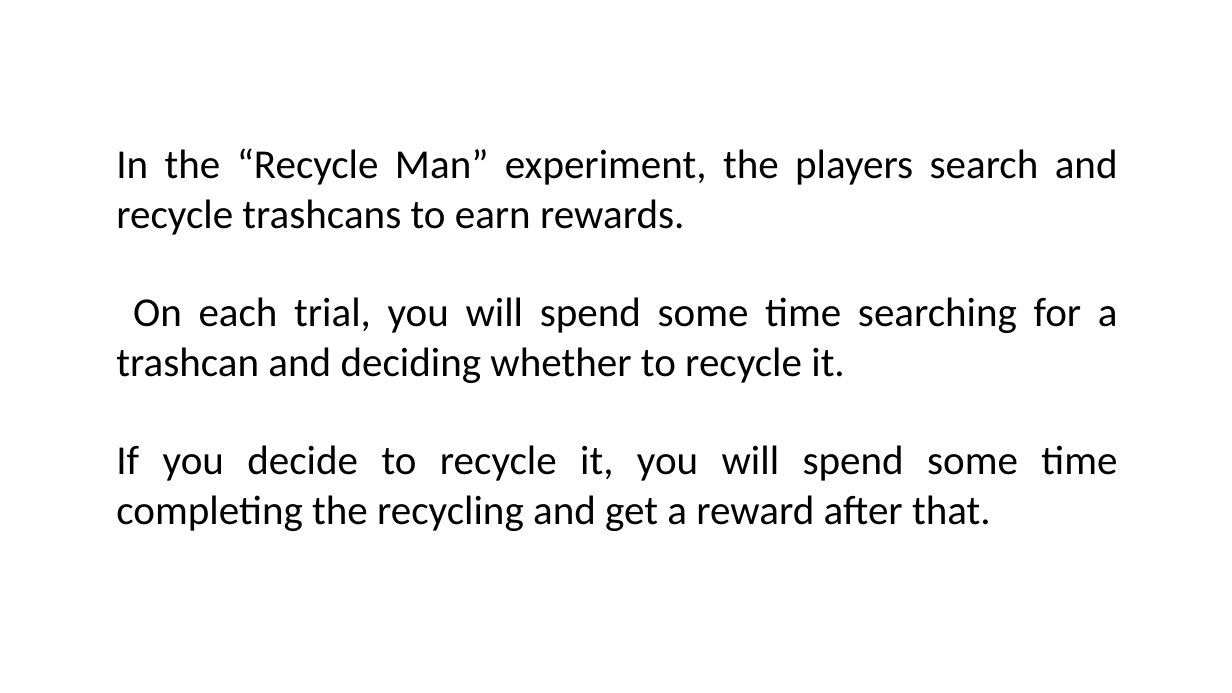
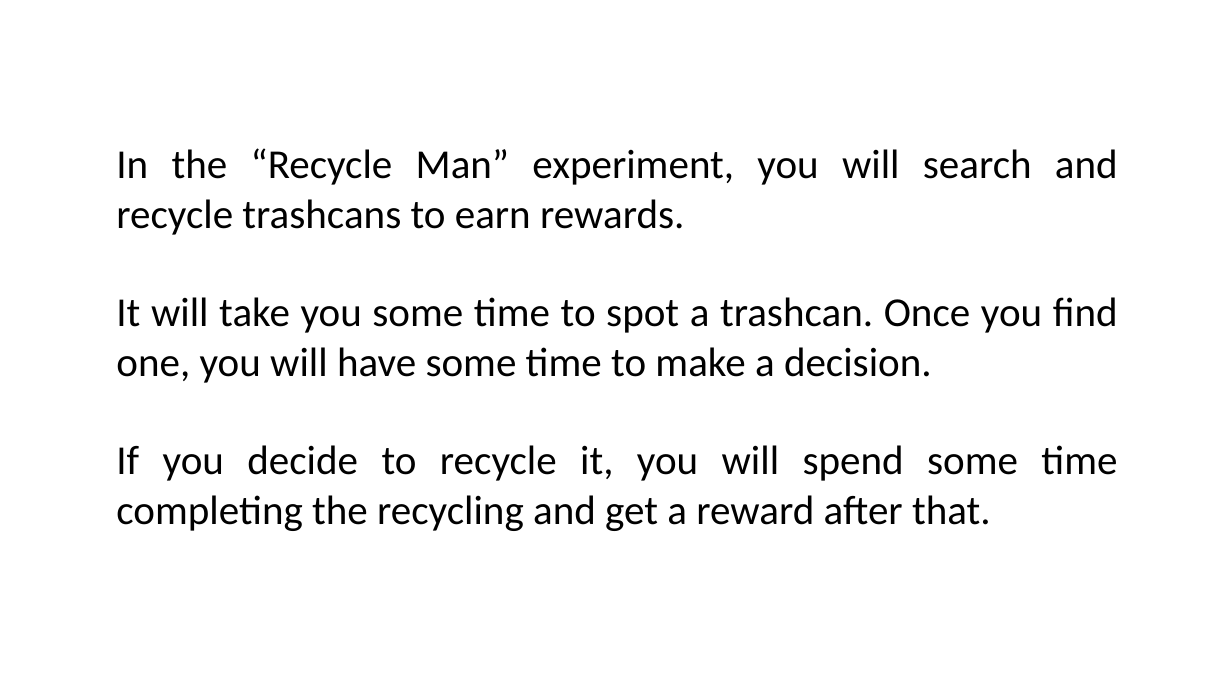
Before and after one commit to yxyxchen/social_forage_task, a slide deck: slide 3 of instructions.pptx. Drawn at 1232x693 pixels with LibreOffice and Linux fonts; fonts in the diff are those of the drawing. Boxes give left, top, right and bottom in pixels: in the first picture for what was removed or moved away, otherwise in the second. Text is boxed around its words. In the diff, an @@ line names an element or a change of style, - is before the commit and + after.

```diff
--- a/instructions.pptx
+++ b/instructions.pptx
@@ text at [116, 148, 1118, 383]: text changed @@
-In the “Recycle Man” experiment, the players search and recycle trashcans to earn rewards.
-On each trial, you will spend some time searching for a trashcan and deciding whether to recycle it.
+In the “Recycle Man” experiment, you will search and recycle trashcans to earn rewards.
+It will take you some time to spot a trashcan. Once you find one, you will have some time to make a decision.
```
Also in this commit, not shown: 2 other slides changed, 2 other files.
